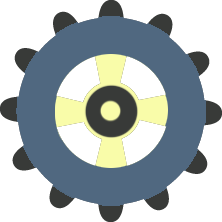
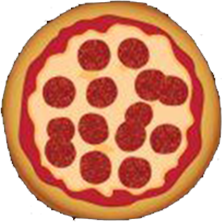
Layered file, before and after one edit (222 × 222). Changes by layer:
added layer "Слой 5" above "Слой 3" over [0, 0, 222, 222]
hid "Слой 3" over [84, 84, 139, 139]
hid "circle" over [16, 16, 206, 206]
hid "axises" over [53, 53, 170, 170]
hid "background_teeth" over [0, 0, 222, 222]
